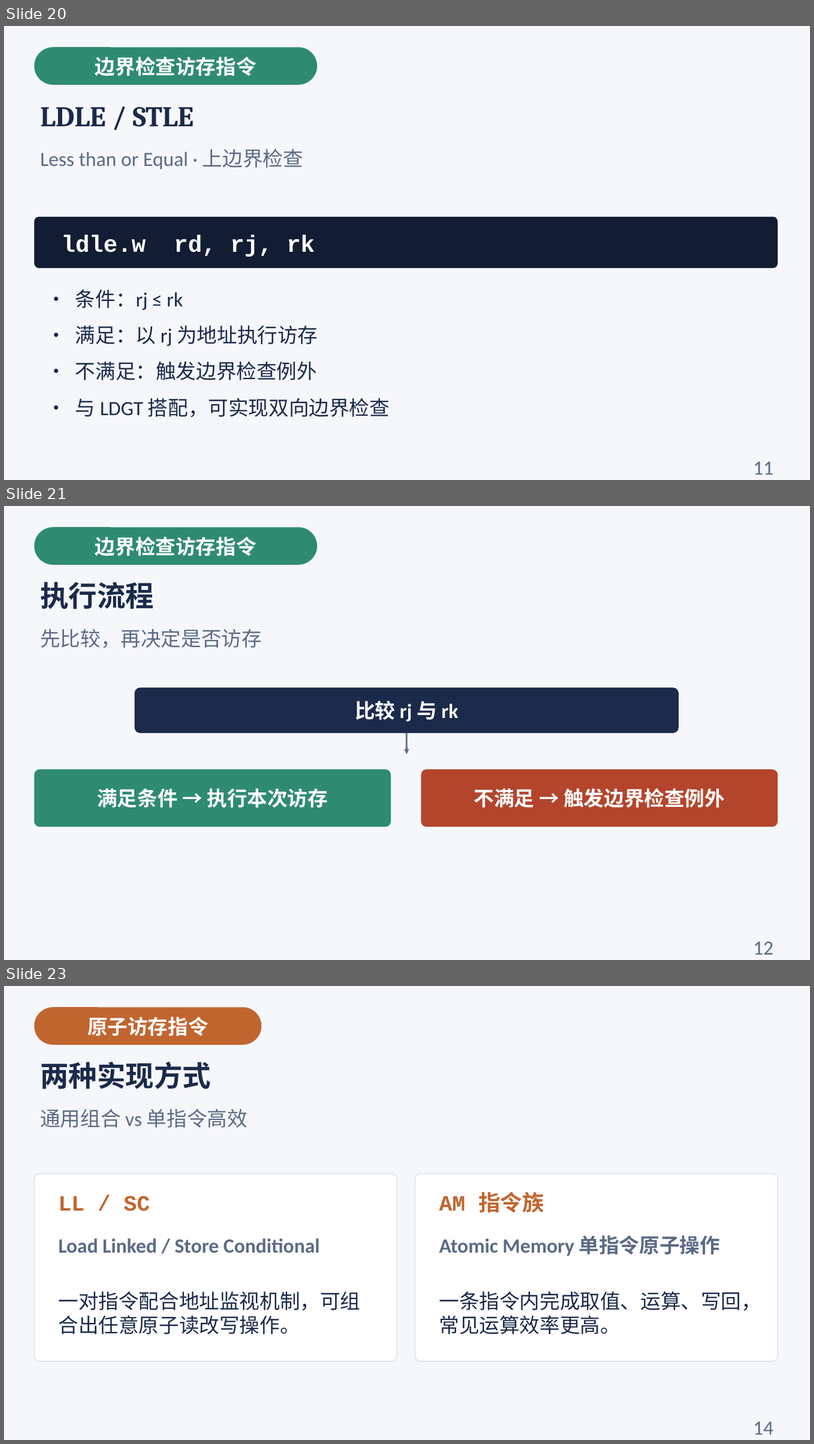
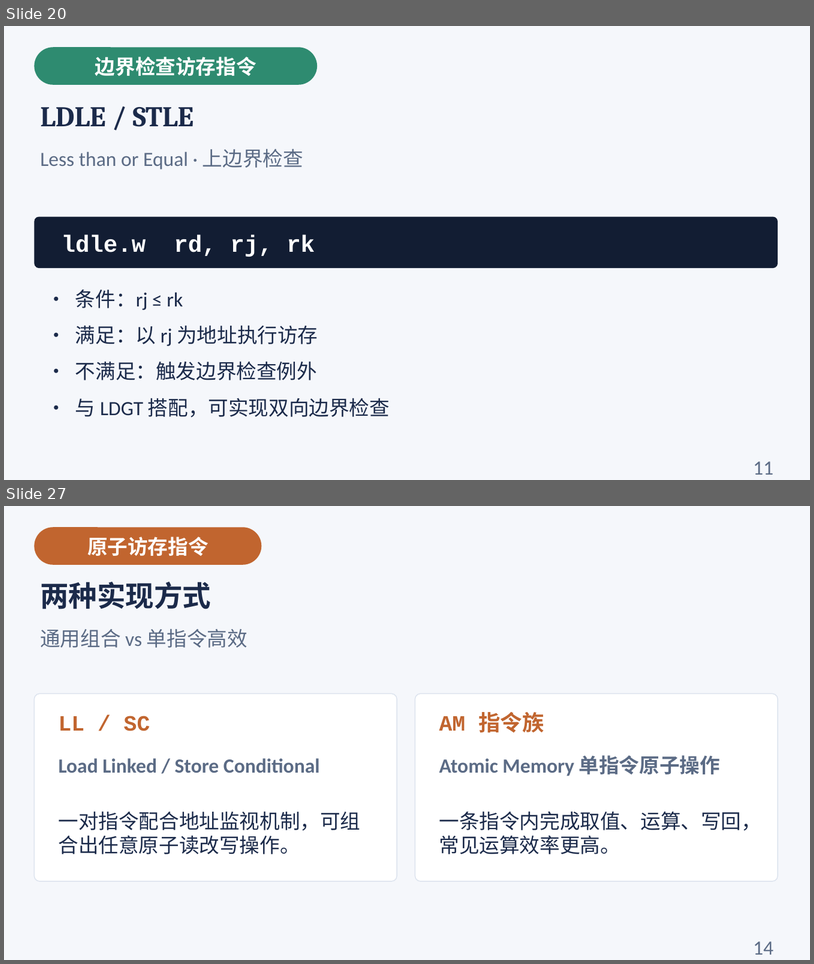
Before and after one commit to cxi218447-byte/miniOS, a slide deck: docs/04/04_load_store_course.pptx. Shown one above the other, each under a label of ours: slides 20, 21 and 23 before the commit, slides 20 and 27 after it; the slides between them are not shown. The pictures are 814x1444 and 814x964 pixels, drawn with LibreOffice and Linux fonts; fonts in the diff are those of the drawing. Boxes give left, top, right and bottom in pixels: in the first picture for what was removed or moved away, otherwise in the second. Text is boxed around its words. In the diff, an @@ line names an element or a change of style, - is before the commit and + after.

```diff
--- a/docs/04/04_load_store_course.pptx
+++ b/docs/04/04_load_store_course.pptx
@@ slide 21 removed at (4, 506, 810, 960), background #F5F7FB @@
@@ rounded rectangle removed at (34, 527, 317, 565) @@
@@ text removed at (95, 537, 257, 556) @@
-边界检查访存指令
@@ text removed at (40, 582, 154, 609) @@
-执行流程
@@ text removed at (40, 628, 262, 648) @@
-先比较，再决定是否访存
@@ rounded rectangle removed at (135, 687, 679, 733) @@
@@ text removed at (355, 700, 458, 721) @@
-比较 rj 与 rk
@@ arrow removed from (407, 733) to (407, 754) @@
@@ rounded rectangle removed at (34, 769, 391, 826) @@
@@ rounded rectangle removed at (422, 769, 779, 826) @@
@@ text removed at (97, 788, 329, 807) @@
-满足条件 → 执行本次访存
@@ text removed at (474, 788, 725, 807) @@
-不满足 → 触发边界检查例外
@@ text removed at (753, 941, 774, 954) @@
-12
@@ what was slide 23 is now slide 27 @@
```
Also in this commit, not shown: 9 slides changed, 5 slides added, 1 other slide removed.
